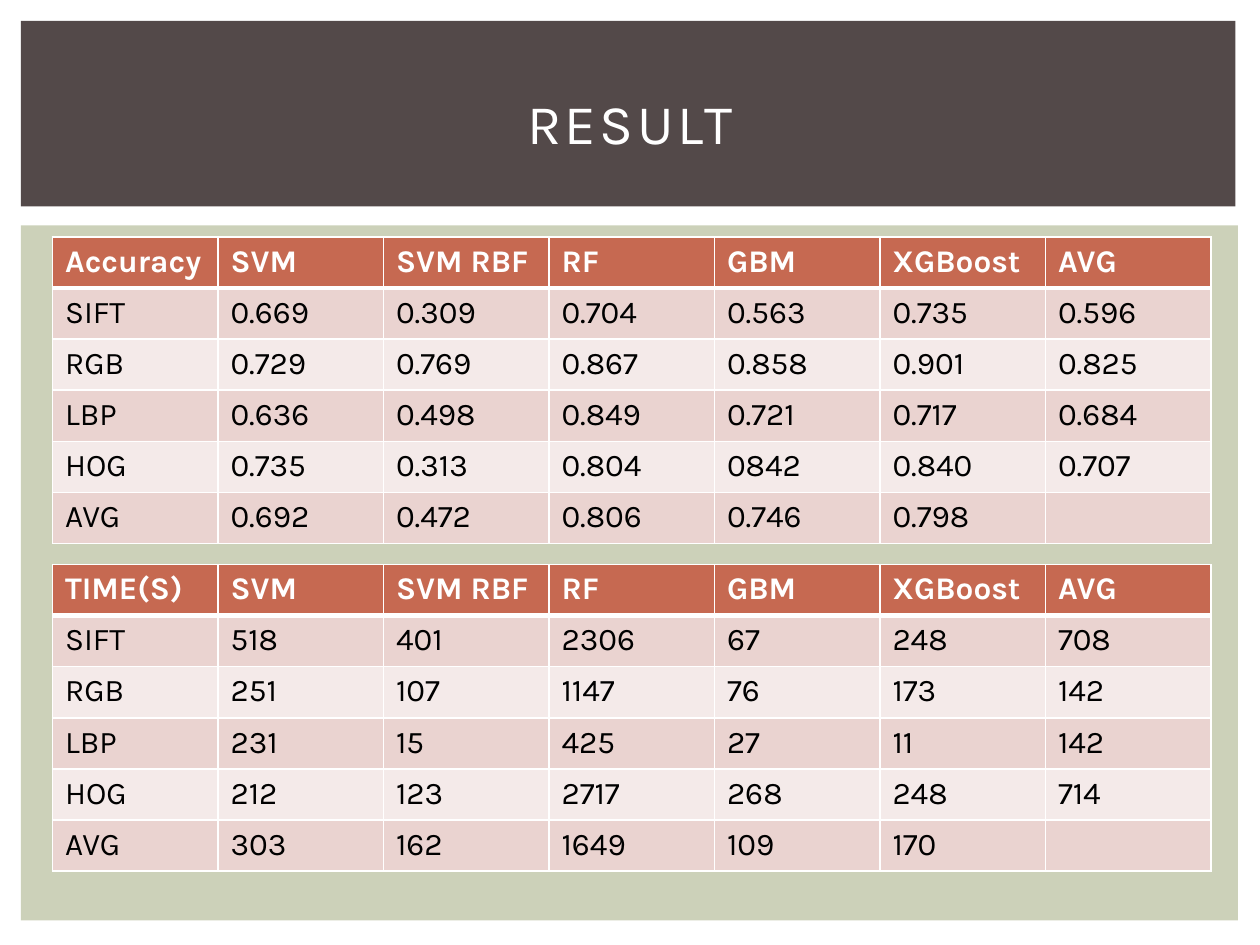
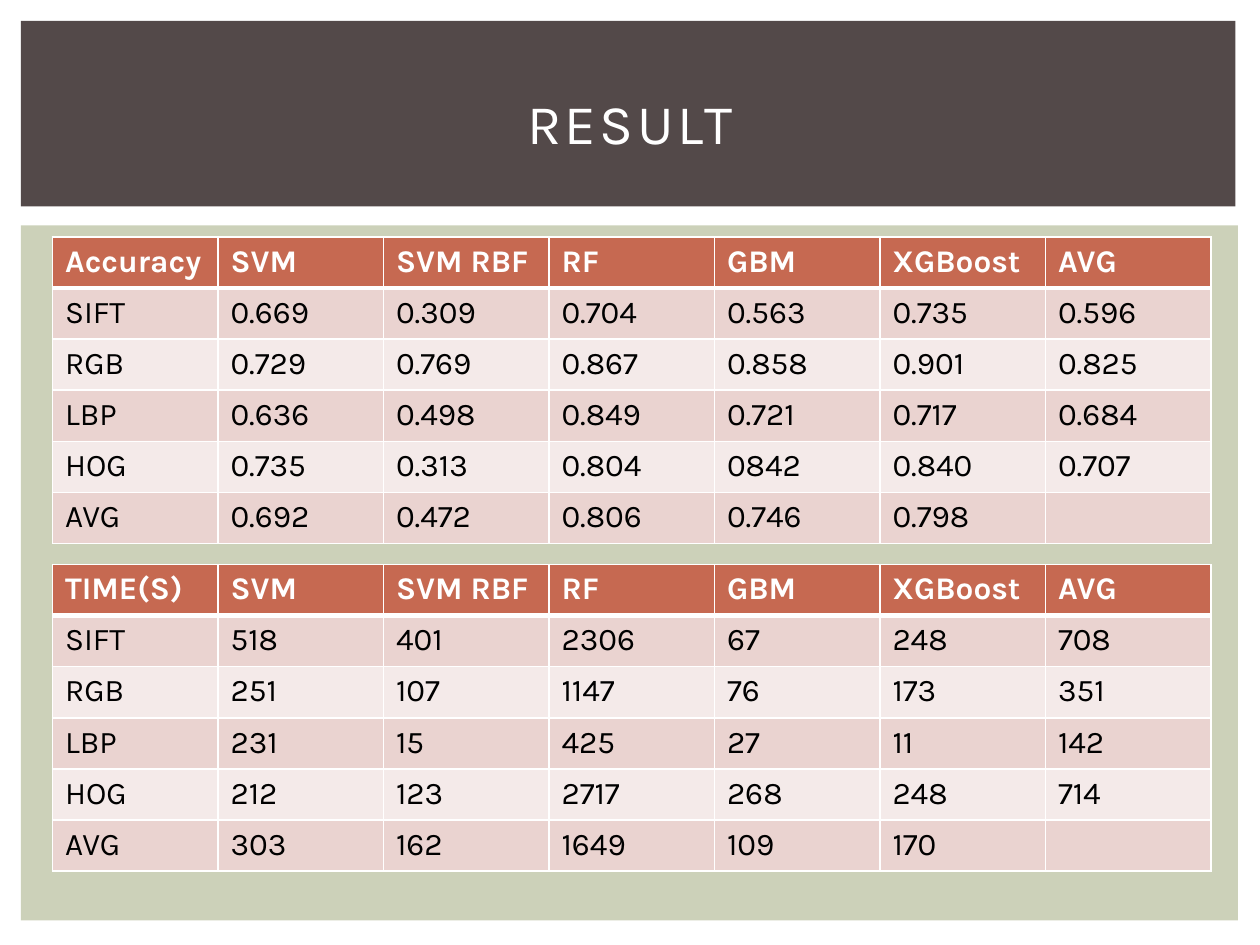
Before and after one commit to TZstatsADS/Spring2018-Project3-Group5, a slide deck: slide 6 of doc/Presentation.pptx. Drawn at 1260x945 pixels with LibreOffice and Linux fonts; fonts in the diff are those of the drawing. Boxes give left, top, right and bottom in pixels: in the first picture for what was removed or moved away, otherwise in the second. Text is boxed around its words. In the diff, an @@ line names an element or a change of style, - is before the commit and + after.

```diff
--- a/doc/Presentation.pptx
+++ b/doc/Presentation.pptx
@@ table at (x1=53, y1=564, x2=1208, y2=871) @@
-row 3, column 7: 142
+row 3, column 7: 351
```
Also in this commit, not shown: 2 other slides changed, 1 slide added.
